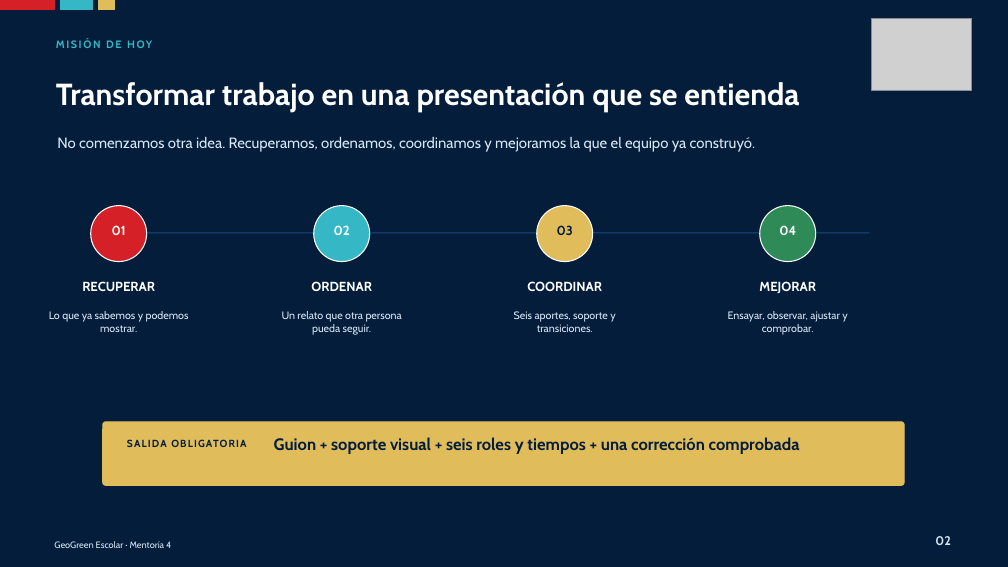
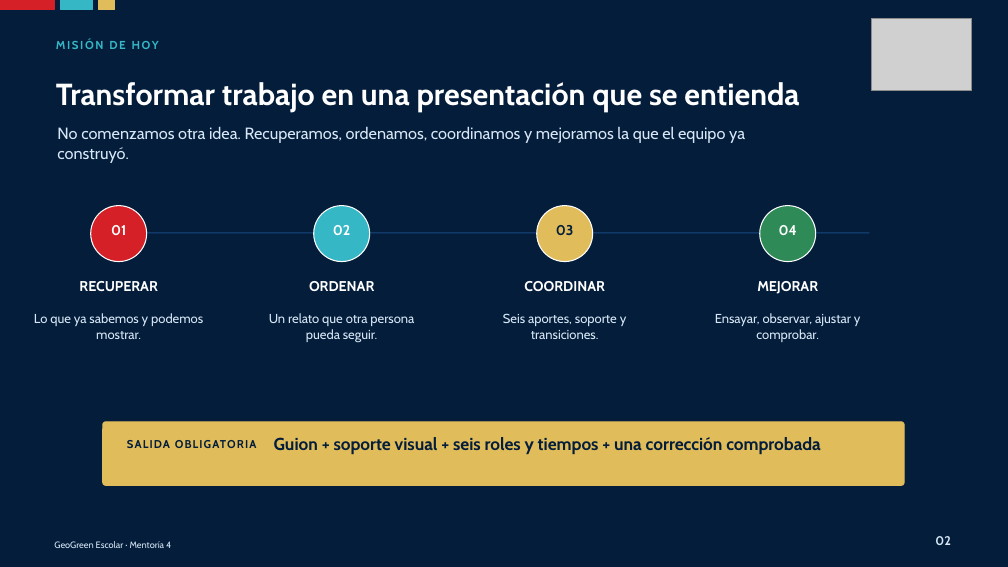
Before and after one commit to Dieg0Code/proyecto-01-aiep-geogreen, a slide deck: slide 2 of mentorias/04/ppt/Mentoria-04-Comunicar-y-ensayar.pptx. Drawn at 1008x567 pixels with LibreOffice and Linux fonts; fonts in the diff are those of the drawing; grey boxes stand for pictures. Boxes give left, top, right and bottom in pixels: in the first picture for what was removed or moved away, otherwise in the second. Text is boxed around its words. In the diff, an @@ line names an element or a change of style, - is before the commit and + after.

Commit message:
mejorar diseño y legibilidad del inicio de mentoria 4

```diff
--- a/mentorias/04/ppt/Mentoria-04-Comunicar-y-ensayar.pptx
+++ b/mentorias/04/ppt/Mentoria-04-Comunicar-y-ensayar.pptx
@@ text "MISIÓN DE HOY" at (x1=56, y1=39, x2=159, y2=49): size 10.2 to 11 pt @@
@@ text "No comenzamos otra idea. Recuperamos, ..." at (x1=57, y1=126, x2=745, y2=163): size 14.2 to 15.5 pt @@
@@ size 12.5 to 13.5 pt in 4 elements at (x1=79, y1=281, x2=157, y2=292), (x1=309, y1=281, x2=374, y2=291), (x1=524, y1=281, x2=604, y2=291), (x1=757, y1=281, x2=818, y2=294) @@
@@ text "Lo que ya sabemos y ..." moved from (x1=49, y1=311, x2=189, y2=332) to (x1=34, y1=313, x2=203, y2=339) @@
@@ text "Un relato que otra persona ..." moved from (x1=282, y1=311, x2=402, y2=335) to (x1=269, y1=313, x2=414, y2=343) @@
@@ text "Seis aportes, soporte y transiciones." moved from (x1=514, y1=311, x2=615, y2=332) to (x1=503, y1=313, x2=627, y2=339) @@
@@ size 10.2 to 12.4 pt in 4 elements at (x1=34, y1=313, x2=203, y2=339), (x1=269, y1=313, x2=414, y2=343), (x1=503, y1=313, x2=627, y2=339), (x1=715, y1=313, x2=861, y2=342) @@
@@ text "Ensayar, observar, ajustar y comprobar." moved from (x1=728, y1=311, x2=847, y2=335) to (x1=715, y1=313, x2=861, y2=342) @@
@@ text "SALIDA OBLIGATORIA" at (x1=127, y1=440, x2=257, y2=448): size 9.8 to 10.8 pt @@
@@ text "Guion + soporte visual + ..." at (x1=274, y1=437, x2=821, y2=455): size 15.8 to 16.5 pt @@
```
Also in this commit, not shown: 4 other slides changed, 1 other file.
